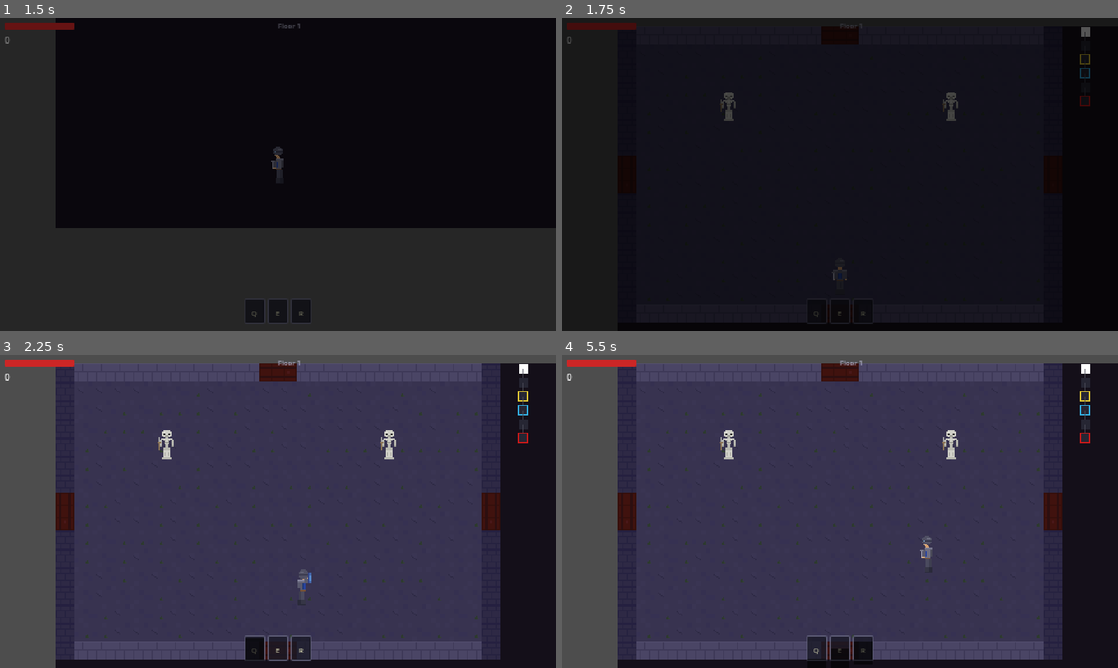
Above: before the commit, frames 1-4 (two rows, left to right).
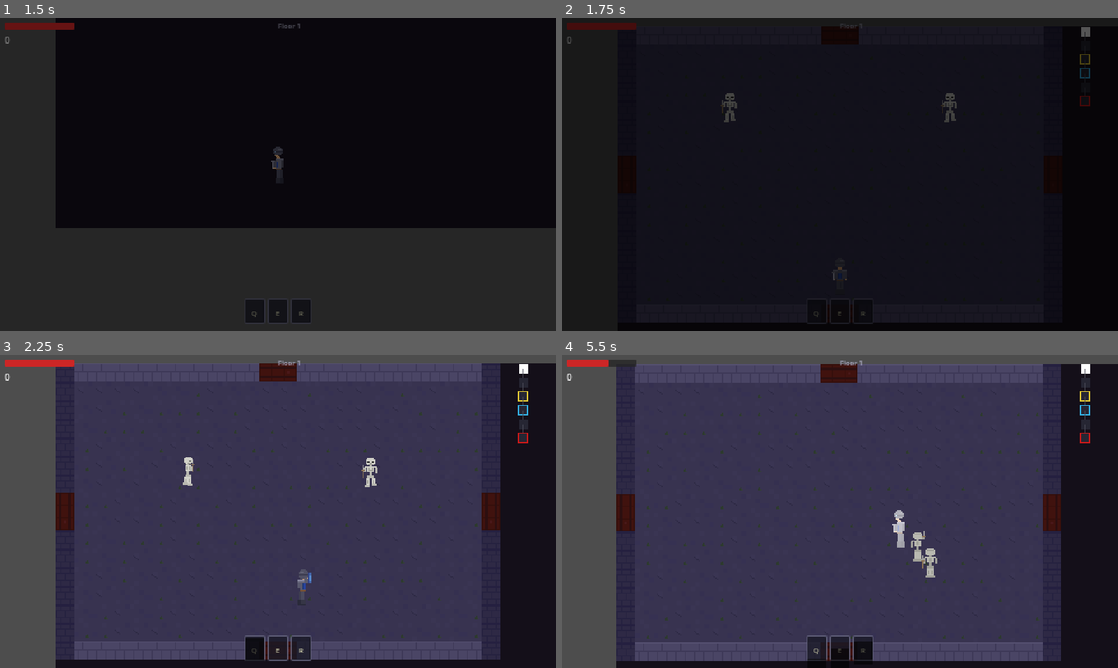
Above: after the commit, the same moments.

Repository: domaki7/2d-dungeon-crawler-roguelike
Game: Godot game, scene res://scenes/main/main.tscn
Same seed, same stepped clock (60 frames per second), same inputs: the game is played once before the commit and once after it.
Inputs (mouse positions are in pixels of both pictures, inside the frame that each line leads up to):
- Up to frame 1 (1.5 s): click "New Run" at 0.5 s; click (216, 171) at 1.27 s
- Up to frame 2 (1.75 s): no input
- Up to frame 3 (2.25 s): move the mouse to (400, 495) at 2.02 s; hold D (move_right) from 2.03 s (still down); hold Q (ability_1) from 2.03 s (still down)
- Up to frame 4 (5.5 s): move the mouse to (728, 527) at 2.77 s; release D (move_right) at 2.78 s; release Q (ability_1) at 2.78 s; hold S (move_down) 2.78-3.53 s; tap E (ability_2) at 2.85 s; move the mouse to (895, 442) at 3.52 s; hold D (move_right) 3.53-4.28 s; hold R (ability_3) 3.53-4.28 s; move the mouse to (812, 574) at 4.27 s; hold W (move_up) 4.28-5.03 s; click (812, 574) at 4.35 s; move the mouse to (1006, 558) at 5.02 s; hold A (move_left) from 5.03 s (still down); hold F (interact) from 5.03 s (still down)

Frame 1 is identical in both runs. In frame 2, 0.2% of the frame differs, in the area x 28-72%, y 23-34%; in frame 3, 0.5%; in frame 4, 2.8%, in the area x 8-100%, y 1-100%.

Commit message:
Enlarged hurtboxes

Diff:
--- a/scenes/enemies/bat.tscn
+++ b/scenes/enemies/bat.tscn
@@ -180,8 +180,9 @@
 [sub_resource type="CircleShape2D" id="SubResource_body"]
 radius = 5.0
 
-[sub_resource type="CircleShape2D" id="SubResource_hurtbox_shape"]
+[sub_resource type="CapsuleShape2D" id="SubResource_hurtbox_shape"]
 radius = 5.0
+height = 12.0
 
 [sub_resource type="RectangleShape2D" id="SubResource_hitbox_shape"]
 size = Vector2(8, 8)
--- a/scenes/enemies/skeleton.tscn
+++ b/scenes/enemies/skeleton.tscn
@@ -180,8 +180,9 @@
 [sub_resource type="CircleShape2D" id="SubResource_body"]
 radius = 6.0
 
-[sub_resource type="CircleShape2D" id="SubResource_hurtbox_shape"]
+[sub_resource type="CapsuleShape2D" id="SubResource_hurtbox_shape"]
 radius = 6.0
+height = 14.0
 
 [sub_resource type="RectangleShape2D" id="SubResource_hitbox_shape"]
 size = Vector2(10, 10)
--- a/scenes/enemies/skeleton_archer.tscn
+++ b/scenes/enemies/skeleton_archer.tscn
@@ -180,8 +180,9 @@
 [sub_resource type="CircleShape2D" id="SubResource_body"]
 radius = 6.0
 
-[sub_resource type="CircleShape2D" id="SubResource_hurtbox_shape"]
+[sub_resource type="CapsuleShape2D" id="SubResource_hurtbox_shape"]
 radius = 6.0
+height = 14.0
 
 [sub_resource type="RectangleShape2D" id="SubResource_hitbox_shape"]
 size = Vector2(10, 10)
--- a/scenes/enemies/slime.tscn
+++ b/scenes/enemies/slime.tscn
@@ -180,8 +180,9 @@
 [sub_resource type="CircleShape2D" id="SubResource_body"]
 radius = 7.0
 
-[sub_resource type="CircleShape2D" id="SubResource_hurtbox_shape"]
+[sub_resource type="CapsuleShape2D" id="SubResource_hurtbox_shape"]
 radius = 7.0
+height = 16.0
 
 [sub_resource type="RectangleShape2D" id="SubResource_hitbox_shape"]
 size = Vector2(10, 10)
--- a/scripts/autoload/event_bus.gd
+++ b/scripts/autoload/event_bus.gd
@@ -27,3 +27,4 @@
 signal floor_started(floor_number: int)
 signal boss_fight_started(boss_name: String, health_component: Node)
 signal boss_phase_changed(phase: int, max_phases: int)
+signal enemy_aggroed()
--- a/scripts/combat/hurtbox.gd
+++ b/scripts/combat/hurtbox.gd
@@ -40,3 +40,6 @@
 
 	hit_received.emit(hitbox)
 	AudioManager.play_sfx(&"hit")
+
+	if get_parent().is_in_group(&"enemies"):
+		EventBus.enemy_aggroed.emit()
--- a/scripts/enemies/bat.gd
+++ b/scripts/enemies/bat.gd
@@ -16,12 +16,15 @@
 
 var facing_direction: int = FacingDirection.DOWN
 var is_player_detected: bool = false
+var is_aggroed: bool = false
 
 func _ready() -> void:
 	add_to_group(&"enemies")
 	health_component.damaged.connect(_on_health_damaged)
 	detection_area.body_entered.connect(_on_detection_body_entered)
 	detection_area.body_exited.connect(_on_detection_body_exited)
+	EventBus.room_entered.connect(_on_room_entered)
+	EventBus.enemy_aggroed.connect(_on_enemy_aggroed)
 	_start_state_machine.call_deferred()
 
 func _start_state_machine() -> void:
@@ -69,3 +72,9 @@
 func _on_detection_body_exited(body: Node2D) -> void:
 	if body.is_in_group(&"player"):
 		is_player_detected = false
+
+func _on_room_entered(_room_id: int) -> void:
+	is_aggroed = true
+
+func _on_enemy_aggroed() -> void:
+	is_aggroed = true
--- a/scripts/enemies/enemy_states/archer_chase_state.gd
+++ b/scripts/enemies/enemy_states/archer_chase_state.gd
@@ -8,7 +8,7 @@
 	enemy.play_directional_animation("walk")
 
 func physics_process_state(delta: float) -> void:
-	if not enemy.is_player_detected:
+	if not enemy.is_player_detected and not enemy.is_aggroed:
 		transition_requested.emit(self, &"IdleState")
 		return
 
--- a/scripts/enemies/enemy_states/archer_idle_state.gd
+++ b/scripts/enemies/enemy_states/archer_idle_state.gd
@@ -7,5 +7,5 @@
 	enemy.velocity = enemy.velocity.move_toward(Vector2.ZERO, enemy.friction * delta)
 	enemy.move_and_slide()
 
-	if enemy.is_player_detected:
+	if enemy.is_player_detected or enemy.is_aggroed:
 		transition_requested.emit(self, &"ChaseState")
--- a/scripts/enemies/enemy_states/bat_chase_state.gd
+++ b/scripts/enemies/enemy_states/bat_chase_state.gd
@@ -13,7 +13,7 @@
 	_jitter_direction = 1.0
 
 func physics_process_state(delta: float) -> void:
-	if not enemy.is_player_detected:
+	if not enemy.is_player_detected and not enemy.is_aggroed:
 		transition_requested.emit(self, &"IdleState")
 		return
 
--- a/scripts/enemies/enemy_states/bat_idle_state.gd
+++ b/scripts/enemies/enemy_states/bat_idle_state.gd
@@ -7,5 +7,5 @@
 	enemy.velocity = enemy.velocity.move_toward(Vector2.ZERO, enemy.friction * delta)
 	enemy.move_and_slide()
 
-	if enemy.is_player_detected:
+	if enemy.is_player_detected or enemy.is_aggroed:
 		transition_requested.emit(self, &"ChaseState")
--- a/scripts/enemies/enemy_states/skeleton_chase_state.gd
+++ b/scripts/enemies/enemy_states/skeleton_chase_state.gd
@@ -6,7 +6,7 @@
 	enemy.play_directional_animation("walk")
 
 func physics_process_state(delta: float) -> void:
-	if not enemy.is_player_detected:
+	if not enemy.is_player_detected and not enemy.is_aggroed:
 		transition_requested.emit(self, &"IdleState")
 		return
 
--- a/scripts/enemies/enemy_states/skeleton_idle_state.gd
+++ b/scripts/enemies/enemy_states/skeleton_idle_state.gd
@@ -7,5 +7,5 @@
 	enemy.velocity = enemy.velocity.move_toward(Vector2.ZERO, enemy.friction * delta)
 	enemy.move_and_slide()
 
-	if enemy.is_player_detected:
+	if enemy.is_player_detected or enemy.is_aggroed:
 		transition_requested.emit(self, &"ChaseState")
--- a/scripts/enemies/enemy_states/slime_chase_state.gd
+++ b/scripts/enemies/enemy_states/slime_chase_state.gd
@@ -6,7 +6,7 @@
 	enemy.play_directional_animation("walk")
 
 func physics_process_state(delta: float) -> void:
-	if not enemy.is_player_detected:
+	if not enemy.is_player_detected and not enemy.is_aggroed:
 		transition_requested.emit(self, &"IdleState")
 		return
 
--- a/scripts/enemies/enemy_states/slime_idle_state.gd
+++ b/scripts/enemies/enemy_states/slime_idle_state.gd
@@ -7,5 +7,5 @@
 	enemy.velocity = enemy.velocity.move_toward(Vector2.ZERO, enemy.friction * delta)
 	enemy.move_and_slide()
 
-	if enemy.is_player_detected:
+	if enemy.is_player_detected or enemy.is_aggroed:
 		transition_requested.emit(self, &"ChaseState")
--- a/scripts/enemies/skeleton.gd
+++ b/scripts/enemies/skeleton.gd
@@ -16,12 +16,15 @@
 
 var facing_direction: int = FacingDirection.DOWN
 var is_player_detected: bool = false
+var is_aggroed: bool = false
 
 func _ready() -> void:
 	add_to_group(&"enemies")
 	health_component.damaged.connect(_on_health_damaged)
 	detection_area.body_entered.connect(_on_detection_body_entered)
 	detection_area.body_exited.connect(_on_detection_body_exited)
+	EventBus.room_entered.connect(_on_room_entered)
+	EventBus.enemy_aggroed.connect(_on_enemy_aggroed)
 	_start_state_machine.call_deferred()
 
 func _start_state_machine() -> void:
@@ -69,3 +72,9 @@
 func _on_detection_body_exited(body: Node2D) -> void:
 	if body.is_in_group(&"player"):
 		is_player_detected = false
+
+func _on_room_entered(_room_id: int) -> void:
+	is_aggroed = true
+
+func _on_enemy_aggroed() -> void:
+	is_aggroed = true
--- a/scripts/enemies/skeleton_archer.gd
+++ b/scripts/enemies/skeleton_archer.gd
@@ -16,12 +16,15 @@
 
 var facing_direction: int = FacingDirection.DOWN
 var is_player_detected: bool = false
+var is_aggroed: bool = false
 
 func _ready() -> void:
 	add_to_group(&"enemies")
 	health_component.damaged.connect(_on_health_damaged)
 	detection_area.body_entered.connect(_on_detection_body_entered)
 	detection_area.body_exited.connect(_on_detection_body_exited)
+	EventBus.room_entered.connect(_on_room_entered)
+	EventBus.enemy_aggroed.connect(_on_enemy_aggroed)
 	_start_state_machine.call_deferred()
 
 func _start_state_machine() -> void:
@@ -69,3 +72,9 @@
 func _on_detection_body_exited(body: Node2D) -> void:
 	if body.is_in_group(&"player"):
 		is_player_detected = false
+
+func _on_room_entered(_room_id: int) -> void:
+	is_aggroed = true
+
+func _on_enemy_aggroed() -> void:
+	is_aggroed = true
--- a/scripts/enemies/slime.gd
+++ b/scripts/enemies/slime.gd
@@ -16,12 +16,15 @@
 
 var facing_direction: int = FacingDirection.DOWN
 var is_player_detected: bool = false
+var is_aggroed: bool = false
 
 func _ready() -> void:
 	add_to_group(&"enemies")
 	health_component.damaged.connect(_on_health_damaged)
 	detection_area.body_entered.connect(_on_detection_body_entered)
 	detection_area.body_exited.connect(_on_detection_body_exited)
+	EventBus.room_entered.connect(_on_room_entered)
+	EventBus.enemy_aggroed.connect(_on_enemy_aggroed)
 	_start_state_machine.call_deferred()
 
 func _start_state_machine() -> void:
@@ -69,3 +72,9 @@
 func _on_detection_body_exited(body: Node2D) -> void:
 	if body.is_in_group(&"player"):
 		is_player_detected = false
+
+func _on_room_entered(_room_id: int) -> void:
+	is_aggroed = true
+
+func _on_enemy_aggroed() -> void:
+	is_aggroed = true
